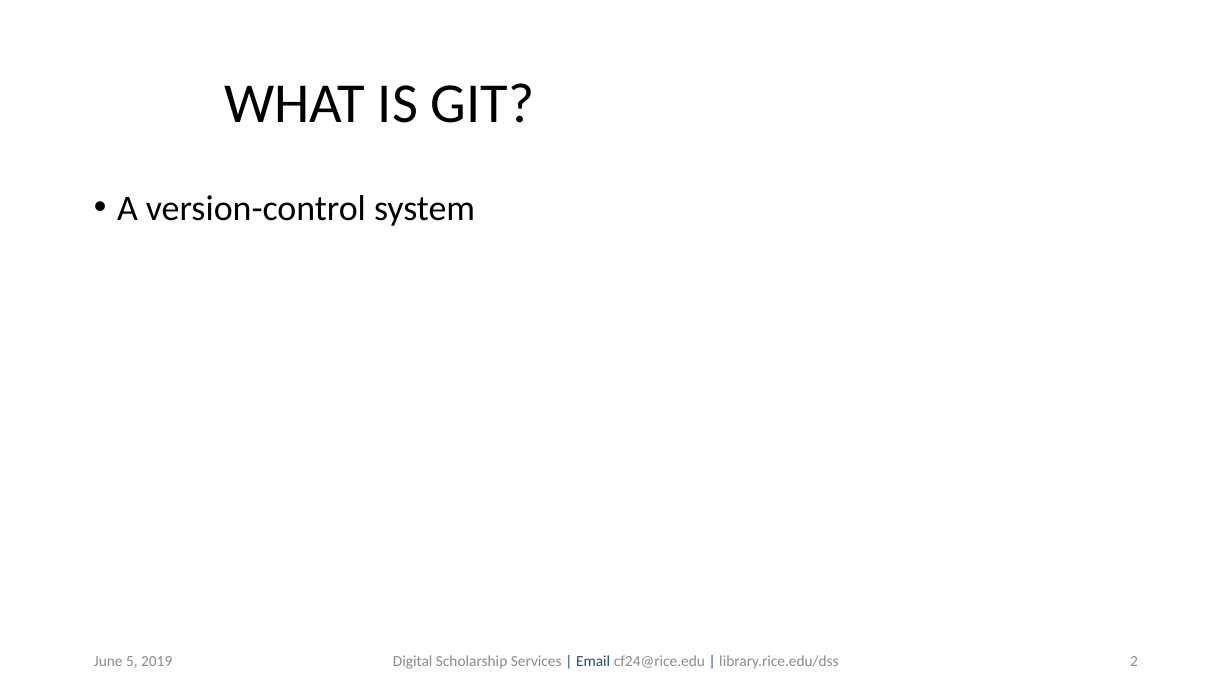
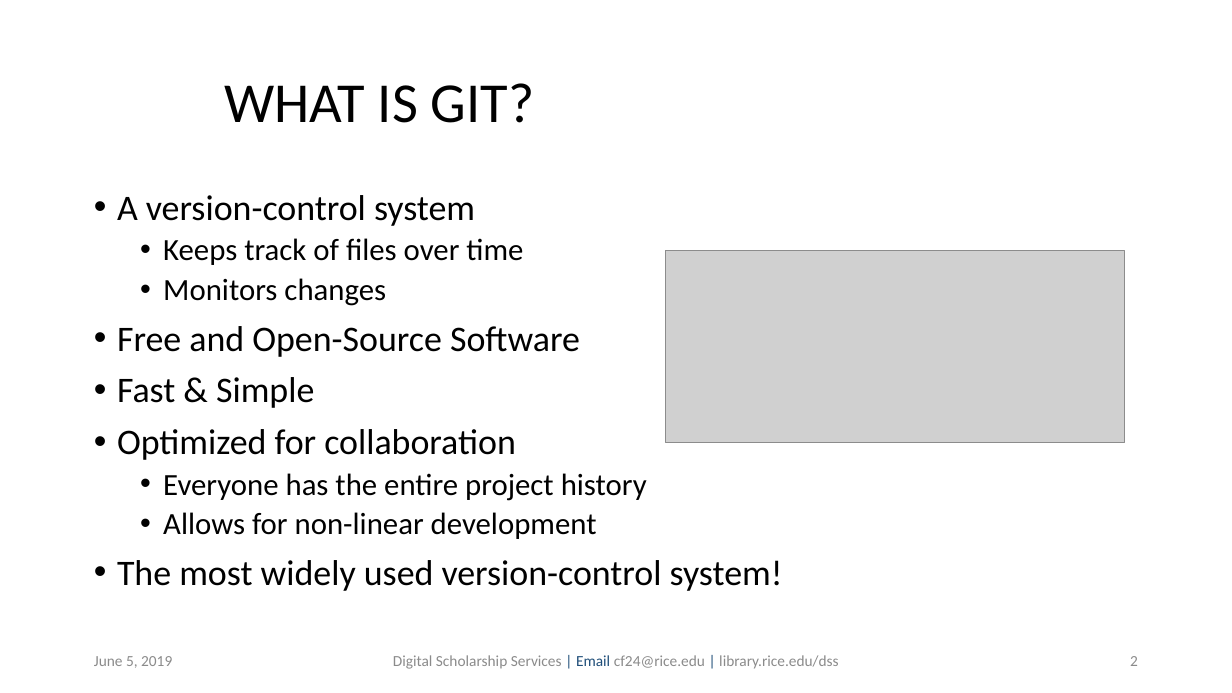
Before and after one commit to bakitybacon/rice-data-and-donuts, a slide deck: slide 2 of github/Introduction to Git & GitHub.pptx. Drawn at 1232x693 pixels with LibreOffice and Linux fonts; fonts in the diff are those of the drawing; grey boxes stand for pictures; background and template pictures are left out. Boxes give left, top, right and bottom in pixels: in the first picture for what was removed or moved away, otherwise in the second. Text is boxed around its words. In the diff, an @@ line names an element or a change of style, - is before the commit and + after.

```diff
--- a/github/Introduction to Git & GitHub.pptx
+++ b/github/Introduction to Git & GitHub.pptx
@@ text at (117,238,783,591): paragraphs added @@
+  • Keeps track of files over time
+  • Monitors changes
+• Free and Open-Source Software
+• Fast & Simple
+• Optimized for collaboration
+  • Everyone has the entire project history
+  • Allows for non-linear development
+• The most widely used version-control system!
@@ picture added at (665,250,1125,443) @@
```
Also in this commit, not shown: 4 other slides changed.
